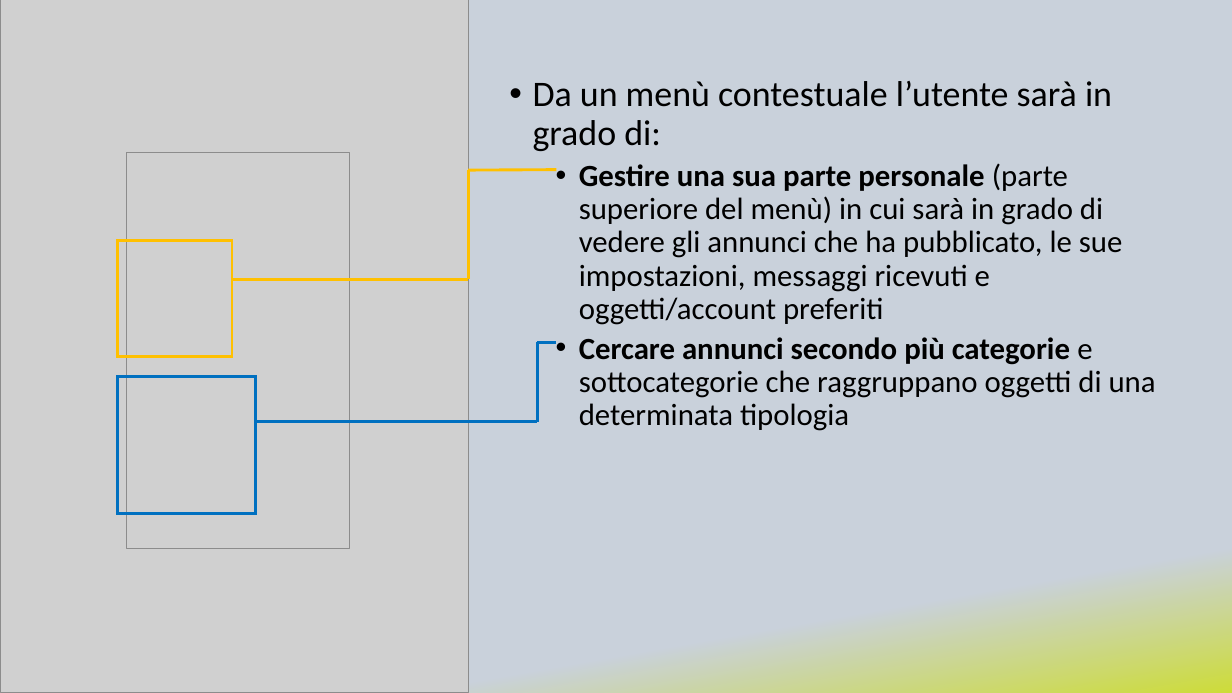
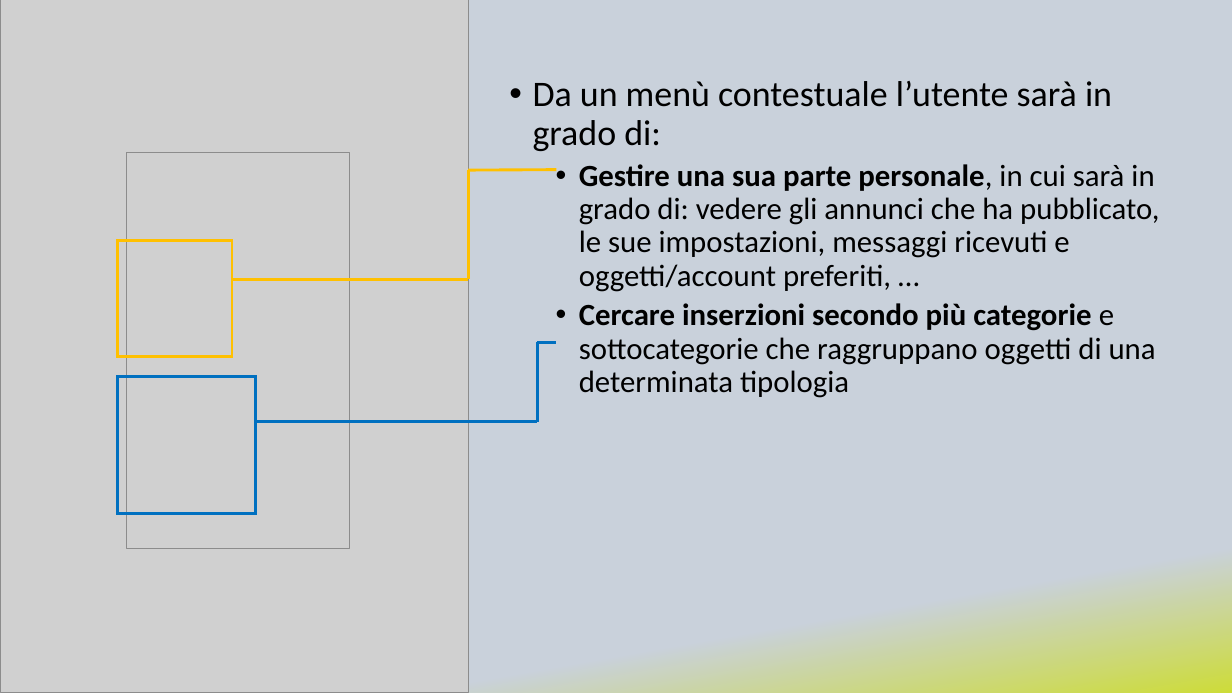
Before and after one commit to Dr-Dd/RentIT, a slide deck: slide 4 of mockup/presentazione - def.pptx. Drawn at 1232x693 pixels with LibreOffice and Linux fonts; fonts in the diff are those of the drawing; grey boxes stand for pictures. Boxes give left, top, right and bottom in pixels: in the first picture for what was removed or moved away, otherwise in the second. Text is boxed around its words. In the diff, an @@ line names an element or a change of style, - is before the commit and + after.

```diff
--- a/mockup/presentazione - def.pptx
+++ b/mockup/presentazione - def.pptx
@@ text at [579, 164, 1159, 398]: text changed @@
-  • Gestire una sua parte personale (parte superiore del menù) in cui sarà in grado di vedere gli annunci che ha pubblicato, le sue impostazioni, messaggi ricevuti e oggetti/account preferiti
-  • Cercare annunci secondo più categorie e sottocategorie che raggruppano oggetti di una determinata tipologia
+  • Gestire una sua parte personale, in cui sarà in grado di: vedere gli annunci che ha pubblicato, le sue impostazioni, messaggi ricevuti e oggetti/account preferiti, …
+  • Cercare inserzioni secondo più categorie e sottocategorie che raggruppano oggetti di una determinata tipologia
```
Also in this commit, not shown: 1 other slide changed, 1 slide added, 1 other file.
